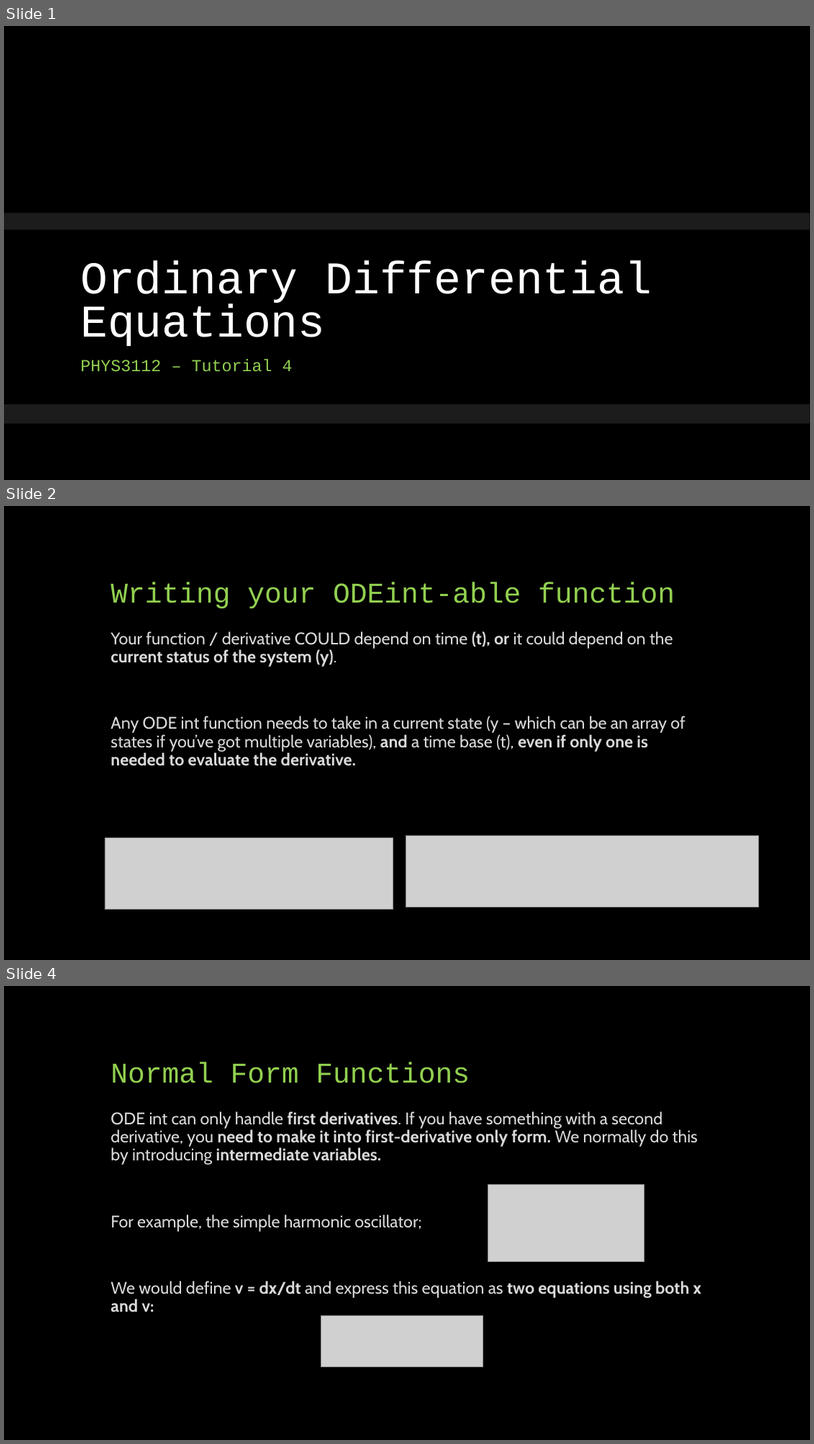
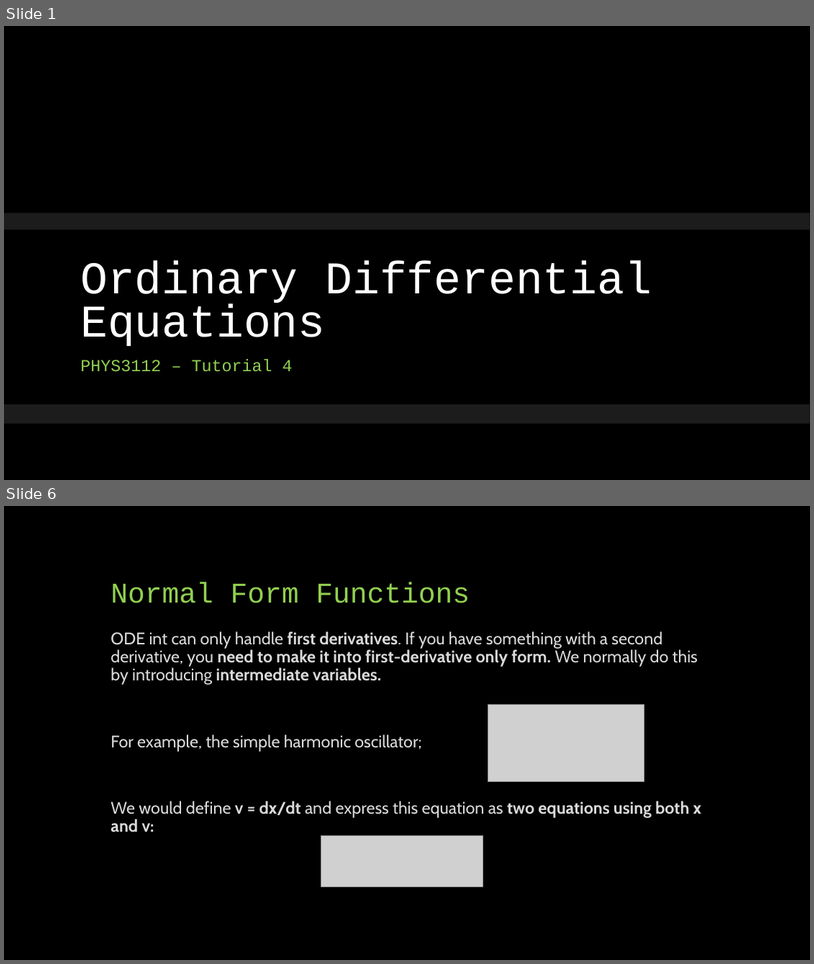
Before and after one commit to phys3112/Tutorials-2020, a slide deck: Tutorial 3 ODEs (USEFUL FOR ASSIGNMENT 1)/Tutorial 3 Presentation.pptx. Shown one above the other, each under a label of ours: slides 1, 2 and 4 before the commit, slides 1 and 6 after it; the slides between them are not shown. The pictures are 814x1444 and 814x964 pixels, drawn with LibreOffice and Linux fonts; fonts in the diff are those of the drawing; grey boxes stand for pictures; background and template pictures are left out. Boxes give left, top, right and bottom in pixels: in the first picture for what was removed or moved away, otherwise in the second. Text is boxed around its words. In the diff, an @@ line names an element or a change of style, - is before the commit and + after.

```diff
--- a/Tutorial 3 ODEs (USEFUL FOR ASSIGNMENT 1)/Tutorial 3 Presentation.pptx
+++ b/Tutorial 3 ODEs (USEFUL FOR ASSIGNMENT 1)/Tutorial 3 Presentation.pptx
@@ slide 2 removed at (4, 506, 810, 960), background #000000 @@
@@ title removed at (111, 582, 675, 609) @@
-Writing your ODEint-able function
@@ text removed at (111, 631, 685, 766) @@
-Your function / derivative COULD depend on time (t), or it could depend on the current status of the system (y).
-Any ODE int function needs to take in a current state (y – which can be an array of states if you’ve got multiple variables), and a time base (t), even if only one is needed to evaluate the derivative.
@@ picture removed at (105, 838, 393, 909) @@
@@ picture removed at (406, 835, 759, 906) @@
@@ what was slide 4 is now slide 6 @@
```
Also in this commit, not shown: 1 slide changed, 4 slides added, 1 other slide removed, 1 other file.
